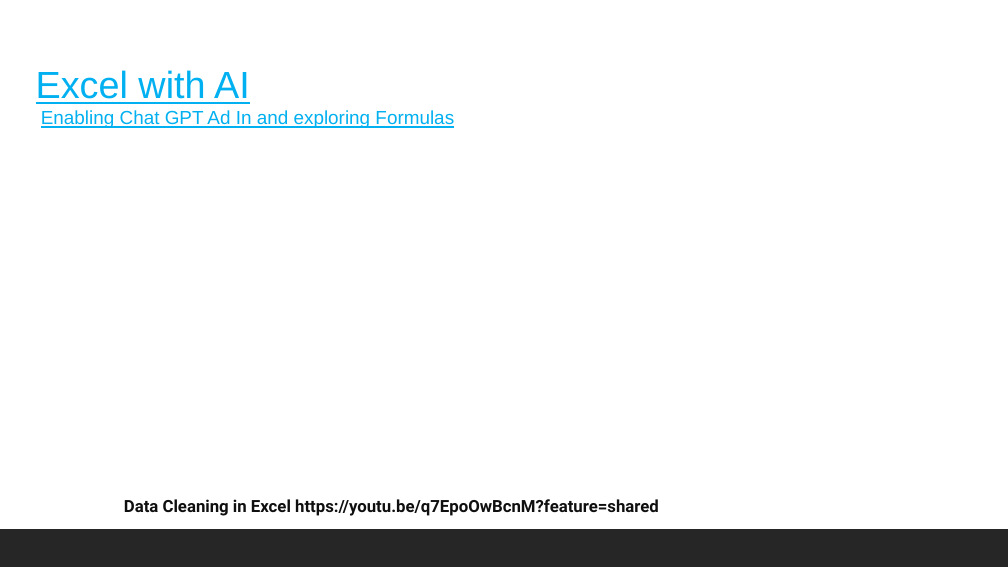
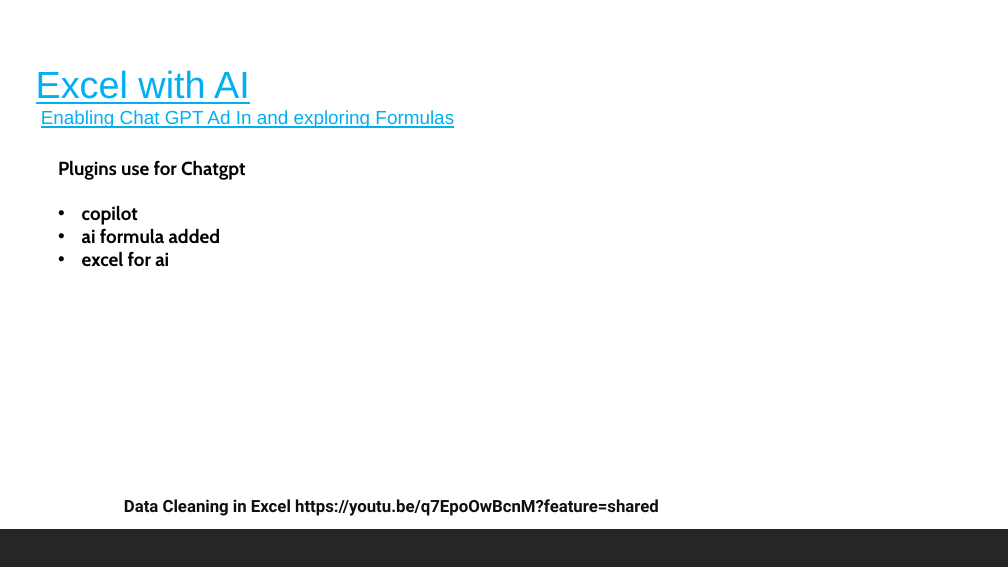
Before and after one commit to shahil04/ds_materials, a slide deck: slide 33 of 1.excel/Excel Beg to Adv.pptx. Drawn at 1008x567 pixels with LibreOffice and Linux fonts; fonts in the diff are those of the drawing. Boxes give left, top, right and bottom in pixels: in the first picture for what was removed or moved away, otherwise in the second. Text is boxed around its words. In the diff, an @@ line names an element or a change of style, - is before the commit and + after.

```diff
--- a/1.excel/Excel Beg to Adv.pptx
+++ b/1.excel/Excel Beg to Adv.pptx
@@ text added at (x1=58, y1=160, x2=245, y2=267), 18 pt, text #000000, bold @@
+Plugins use for Chatgpt
+• copilot
+• ai formula added
+• excel for ai
```
Also in this commit, not shown: 37 other files.
